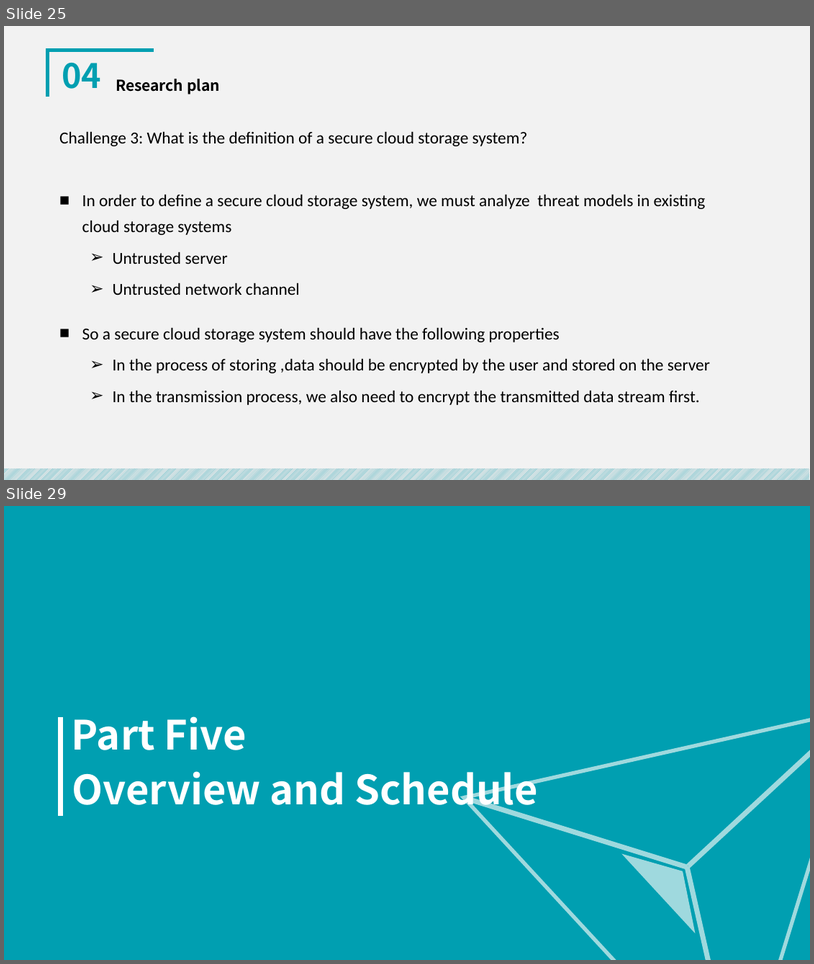
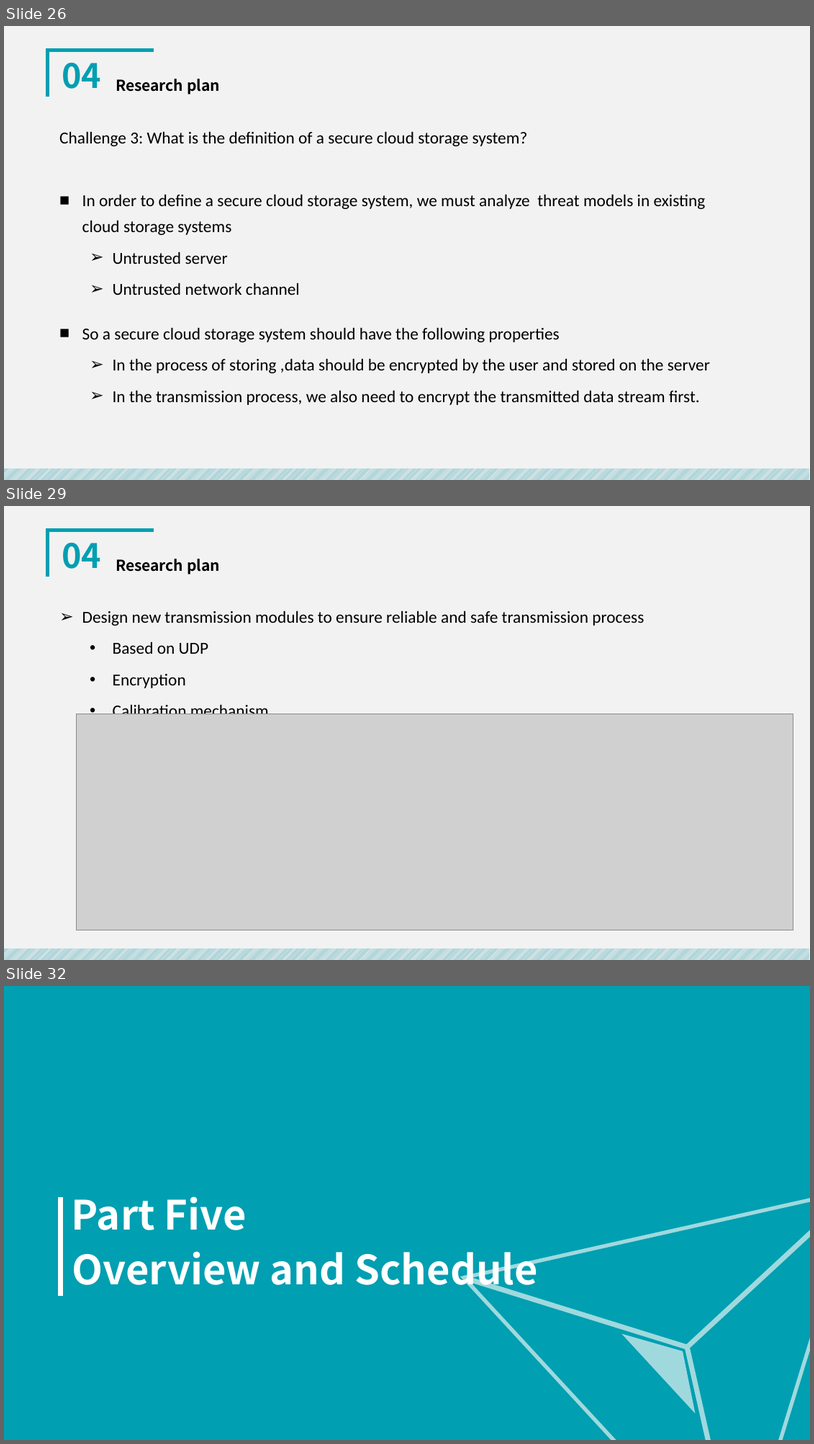
Before and after one commit to royalvald/MediumTest, a slide deck: 开题/中期答辩.pptx. Shown one above the other, each under a label of ours: slides 25 and 29 before the commit, slides 26, 29 and 32 after it; the slides between them are not shown. The pictures are 814x964 and 814x1444 pixels, drawn with LibreOffice and Linux fonts; fonts in the diff are those of the drawing; grey boxes stand for pictures. Boxes give left, top, right and bottom in pixels: in the first picture for what was removed or moved away, otherwise in the second. Text is boxed around its words. In the diff, an @@ line names an element or a change of style, - is before the commit and + after.

```diff
--- a/开题/中期答辩.pptx
+++ b/开题/中期答辩.pptx
@@ slide 29 added at (4, 506, 810, 960), background #F2F2F2; not listed: 2 template elements that a slide beside it also shows @@
@@ text added at (62, 543, 101, 569), 40 pt, text #009FB1, bold @@
+04
@@ text added at (116, 559, 220, 574), 18 pt, text #000000, bold @@
+Research plan
@@ text added at (82, 610, 644, 714), 20 pt, text #000000 @@
+➢ Design new transmission modules to ensure reliable and safe transmission process
+  • Based on UDP
+  • Encryption
+  • Calibration mechanism
@@ picture added at (77, 713, 793, 929) @@
@@ what was slide 25 is now slide 26 @@
@@ what was slide 29 is now slide 32 @@
```
Also in this commit, not shown: 16 slides changed, 3 other slides added, 1 slide removed, 3 other files.
